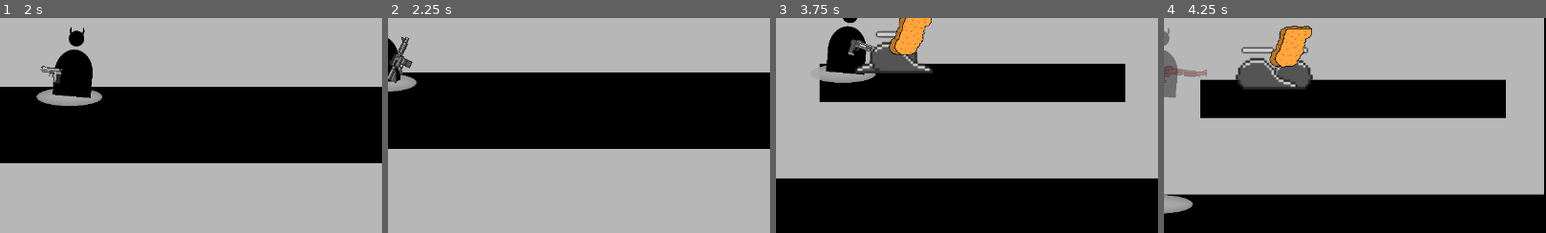
Above: before the commit, frames 1-4 (left to right).
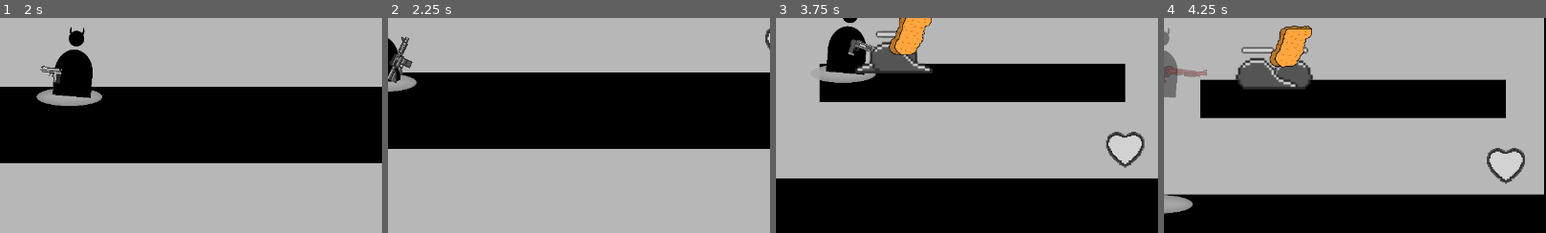
Above: after the commit, the same moments.

Repository: BesterCoder/nuggie-collector
Game: Godot game, scene res://levels/level_001.tscn
The game is run twice, just before and just after one commit, with the same random seed, the same clock (stepped at 60 frames per second) and the same inputs.
Inputs (mouse positions are % of the whole screen's width and height, from its top left):
- Up to frame 1 (2 s): move the mouse to (72, 45) at 0.52 s; press the mouse at (72, 45) at 0.53 s; hold D (move_right) from 0.53 s (still down); tap W (jump) at 0.77, 1.52 s; move the mouse to (30, 55) at 1.27 s; release the mouse at (30, 55) at 1.28 s; tap 1 (select_pistol) at 1.35 s
- Up to frame 2 (2.25 s): move the mouse to (60, 28) at 2.02 s; release D (move_right) at 2.03 s; hold A (move_left) from 2.03 s (still down); tap 2 (select_rifle) at 2.1 s
- Up to frame 3 (3.75 s): move the mouse to (45, 70) at 2.77 s; release A (move_left) at 2.78 s; hold D (move_right) from 2.78 s (still down); tap 3 (select_shotgun) at 2.85 s; tap W (jump) at 3.02 s; move the mouse to (80, 65) at 3.52 s; press the mouse at (80, 65) at 3.53 s
- Up to frame 4 (4.25 s): keep holding D (move_right); tap W (jump) at 3.77 s
The pictures show only the part of the screen within x 50-100%, y 46-96%; the shares and areas given below are measured in that part.

Frame 1 is identical in both runs. In frame 2, 0.1% of the frame differs, in the area x 98-100%, y 4-16%; in frame 3, 1.2%; in frame 4, 1.2%, in the area x 84-95%, y 60-78%.

Commit message:
Added a HpHeart that player can collect to heal
Heart can only be collected when player doesn't
have full health

Diff:
--- a/characters/player/Player.gd
+++ b/characters/player/Player.gd
@@ -23,7 +23,11 @@
 # Dealing negative damage heals the player
 # if enemy_posx is not NAN player is knocked back
 # to a direction based on enemy_position
-func deal_damage(damage: int, enemy_posx: int = NAN):
+func deal_damage(damage: int, enemy_posx: int = NAN) -> bool:
+	# Signal that player is full health when trying to heal
+	if damage < 0 && health == max_health:
+		return false
+
 	health -= damage
 	if health <= 0:
 		queue_free()
@@ -34,7 +38,7 @@
 	# Deal with knockback after the damage is dealt
 	# NAN is not equal to it self
 	if String(enemy_posx) == "nan":
-		return
+		return true
 
 	set_modulate(Color(1, 0.3, 0.3, 0.4))
 	velocity.y = JUMPFORCE * 0.5
@@ -46,6 +50,7 @@
 
 	hurting = true
 	$HurtTimer.start()
+	return true
 
 # Add a ammo object
 func add_ammo(ammo):
--- /dev/null
+++ b/items/health/Health.gd
@@ -0,0 +1,6 @@
+extends Area2D
+
+
+func _on_body_entered(body):
+	if body.deal_damage(-20):
+		queue_free()
--- /dev/null
+++ b/items/health/Health.tscn
@@ -0,0 +1,22 @@
+[gd_scene load_steps=4 format=2]
+
+[ext_resource path="res://assets/hpheart/hpheart.png" type="Texture" id=1]
+[ext_resource path="res://items/health/Health.gd" type="Script" id=2]
+
+[sub_resource type="RectangleShape2D" id=1]
+extents = Vector2( 60, 60 )
+
+[node name="HpHeart" type="Area2D"]
+scale = Vector2( 0.5, 0.5 )
+collision_layer = 16
+script = ExtResource( 2 )
+__meta__ = {
+"_edit_group_": true
+}
+
+[node name="HeartImage" type="Sprite" parent="."]
+texture = ExtResource( 1 )
+
+[node name="CollisionShape2D" type="CollisionShape2D" parent="."]
+shape = SubResource( 1 )
+[connection signal="body_entered" from="." to="." method="_on_body_entered"]
--- a/levels/level_001.tscn
+++ b/levels/level_001.tscn
@@ -9,6 +9,7 @@
 [ext_resource path="res://characters/player/PlayerHUD.tscn" type="PackedScene" id=7]
 [ext_resource path="res://items/ammo/Ammo.tscn" type="PackedScene" id=8]
 [ext_resource path="res://characters/enemies/shooter/EnemyShooter.tscn" type="PackedScene" id=9]
+[ext_resource path="res://items/health/Health.tscn" type="PackedScene" id=10]
 
 [node name="Level_001" type="Node2D"]
 
@@ -76,4 +77,9 @@
 position = Vector2( 592, 424 )
 ammo_type = 1
 
+[node name="HpHeart" type="Node2D" parent="."]
+
+[node name="HpHeart" parent="HpHeart" instance=ExtResource( 10 )]
+position = Vector2( 1600, 400 )
+
 [node name="PlayerHUD" parent="." instance=ExtResource( 7 )]
Binary file added: assets/hpheart/hpheart.png
Not shown, added: assets/hpheart/hpheart.png.import
Not shown: 1 places in levels/level_001.tscn that only renumber resources
